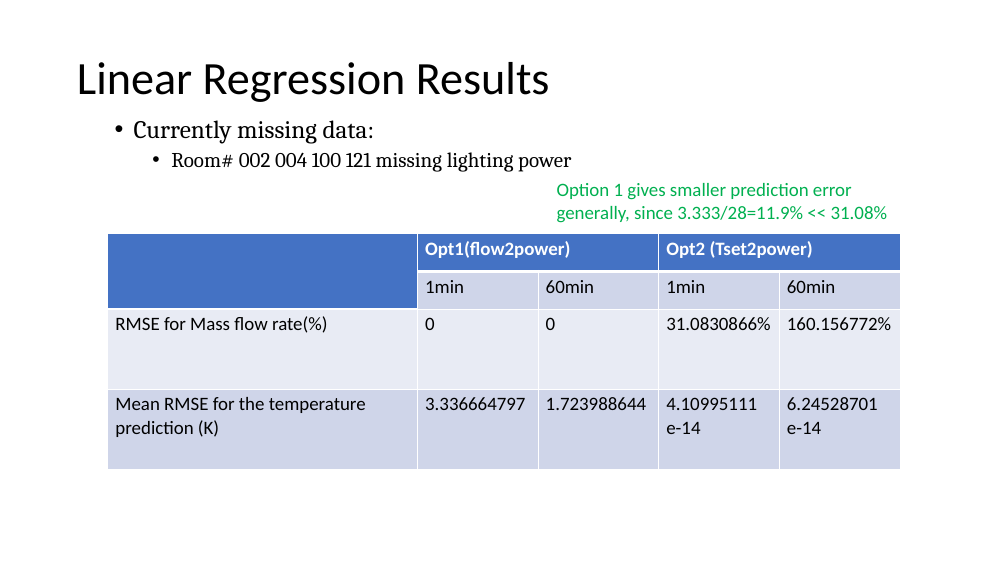
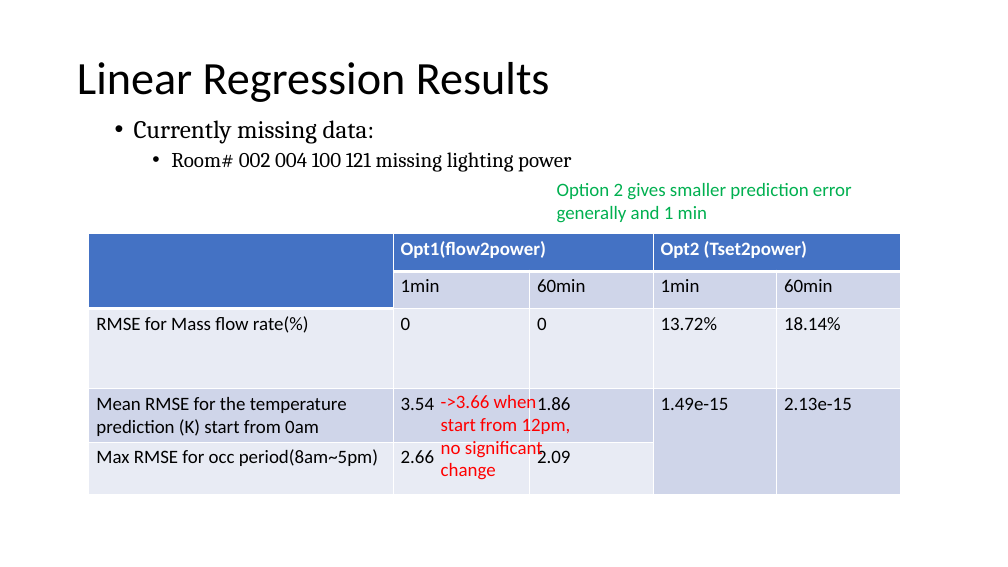
Before and after one commit to jackybowen/Stochastic_MPC_TES, a slide deck: slide 2 of Regression_test/Stochastic_TESS_Slide1.pptx. Drawn at 1008x567 pixels with LibreOffice and Linux fonts; fonts in the diff are those of the drawing. Boxes give left, top, right and bottom in pixels: in the first picture for what was removed or moved away, otherwise in the second. Text is boxed around its words. In the diff, an @@ line names an element or a change of style, - is before the commit and + after.

```diff
--- a/Regression_test/Stochastic_TESS_Slide1.pptx
+++ b/Regression_test/Stochastic_TESS_Slide1.pptx
@@ text at (x1=557, y1=183, x2=852, y2=223): text changed @@
-Option 1 gives smaller prediction error generally, since 3.333/28=11.9% << 31.08%
+Option 2 gives smaller prediction error generally and 1 min
@@ table at (x1=89, y1=234, x2=899, y2=495) @@
-row 3: RMSE for Mass flow rate(%) | 0 | 0 | 31.0830866% | 160.156772%
-row 4: Mean RMSE for the temperature prediction (K) | 3.336664797 | 1.723988644 | 4.10995111 e-14 | 6.24528701 e-14
+row 3: RMSE for Mass flow rate(%) | 0 | 0 | 13.72% | 18.14%
+row 4: Mean RMSE for the temperature prediction (K) start from 0am | 3.54 | 1.86 | 1.49e-15 | 2.13e-15
+row 5: Max RMSE for occ period(8am~5pm) | 2.66 | 2.09 |  | 
@@ table resized from (x1=108, y1=234, x2=902, y2=470) to (x1=89, y1=234, x2=899, y2=495) @@
@@ text added at (x1=441, y1=393, x2=571, y2=480), 18 pt, text #FF0000 @@
+->3.66 when start from 12pm, no significant change
```
Also in this commit, not shown: 1 slide added, 8 other files.
